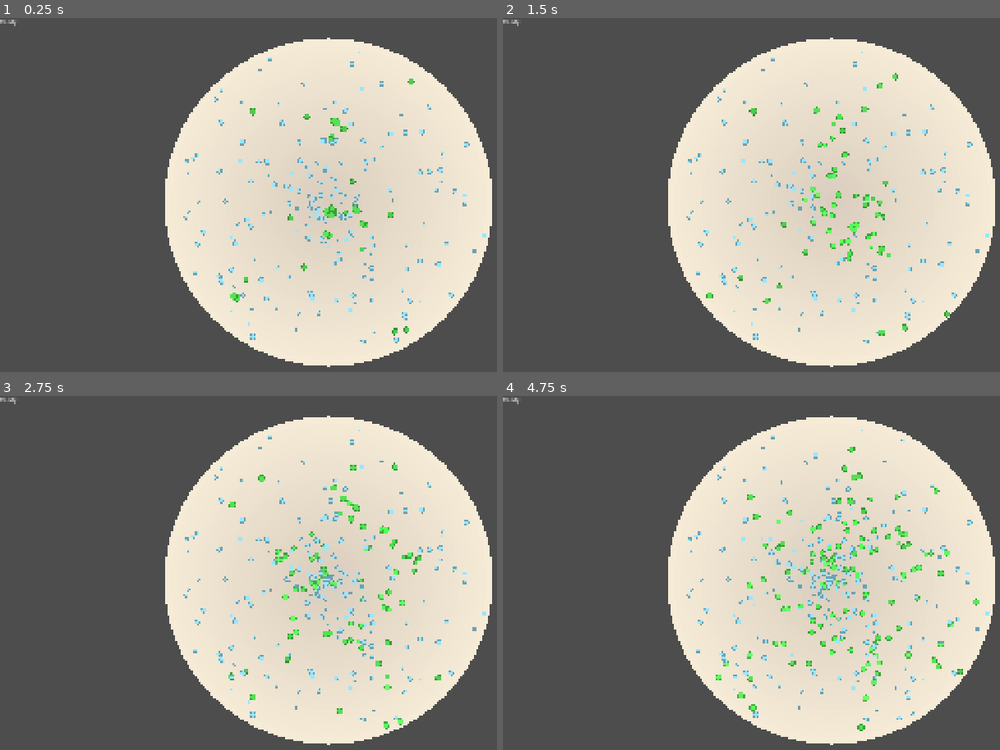
Above: before the commit, frames 1-4 (two rows, left to right).
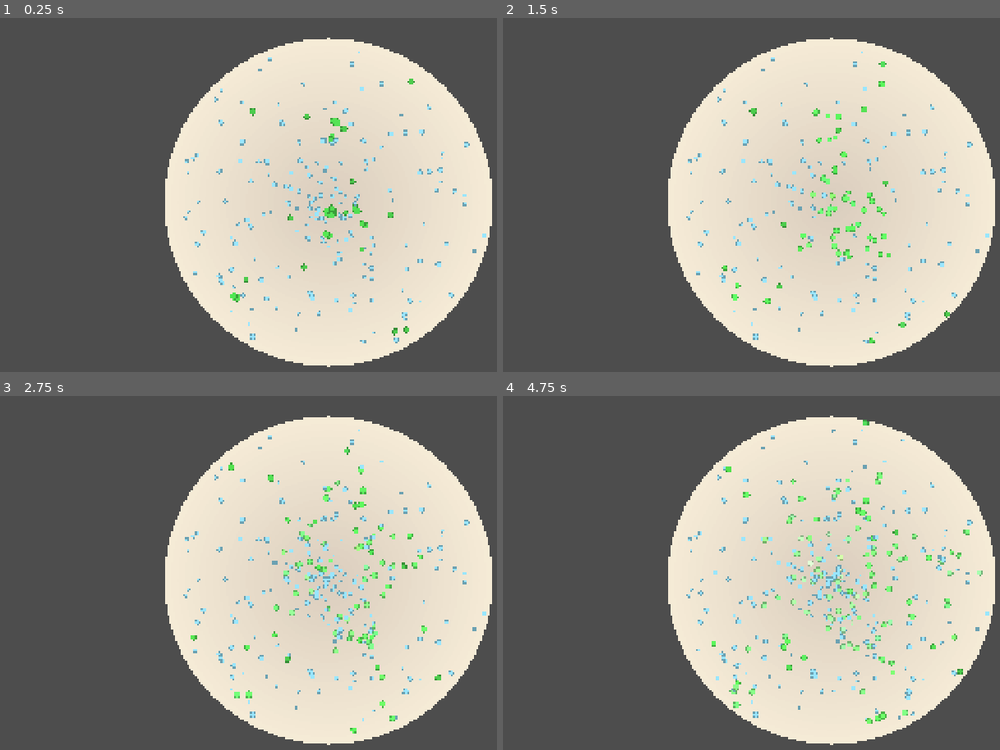
Above: after the commit, the same moments.

Repository: Blazenetic/petri1
Game: Godot game, scene res://scenes/Main.tscn
Same seed, same stepped clock (60 frames per second), same inputs: the game is played once before the commit and once after it.
Inputs:
- Up to frame 1 (0.25 s): no input
- Up to frame 2 (1.5 s): tap Enter at 0.5 s
- Up to frame 3 (2.75 s): no input
- Up to frame 4 (4.75 s): tap F9 (debug_toggle_global) at 4.15 s

The runs differ from the first frame. In frame 1, less than 0.1% of the frame differs, in the area x 0-4%, y 0-3%; in frame 2, 1.4%; in frame 3, 2.8%; in frame 4, 4.4%, in the area x 0-97%, y 0-95%.

Commit message:
Phase 2.3 - State Machine

Diff:
--- a/scenes/ui/HUD.tscn
+++ b/scenes/ui/HUD.tscn
@@ -1,6 +1,8 @@
-[gd_scene format=3]
+[gd_scene load_steps=2 format=3]
+[ext_resource type="Script" path="res://scripts/ui/HUD.gd" id="1"]
 
 [node name="HUD" type="Control"]
+script = ExtResource("1")
 
 [node name="Root" type="MarginContainer" parent="."]
 anchor_left = 0.0
--- a/scripts/behaviors/BehaviorController.gd
+++ b/scripts/behaviors/BehaviorController.gd
@@ -6,11 +6,16 @@
 const BacteriaStateSeeking = preload("res://scripts/behaviors/bacteria/BacteriaStateSeeking.gd")
 const BacteriaStateReproducing = preload("res://scripts/behaviors/bacteria/BacteriaStateReproducing.gd")
 const BacteriaStateDying = preload("res://scripts/behaviors/bacteria/BacteriaStateDying.gd")
+const SeekNutrient = preload("res://scripts/behaviors/SeekNutrient.gd")
+const BacteriaStateIdle = preload("res://scripts/behaviors/bacteria/BacteriaStateIdle.gd")
+const BacteriaStateFeeding = preload("res://scripts/behaviors/bacteria/BacteriaStateFeeding.gd")
 
 var sm: StateMachine
 var state_seeking: BacteriaStateSeeking
 var state_reproducing: BacteriaStateReproducing
 var state_dying: BacteriaStateDying
+var state_idle: BacteriaStateIdle
+var state_feeding: BacteriaStateFeeding
 
 # Cached components
 var _be: BaseEntity
@@ -19,9 +24,14 @@
 var _id: IdentityComponent
 var _phys: PhysicalComponent
 var _fx: CPUParticles2D
+var _seek: SeekNutrient
 
 # Per-entity reproduction limiter (timestamps in seconds)
 var _recent_children_times: Array[float] = []
+
+# State history ring buffer (PHASE 2.3)
+var _state_history: Array = []
+var _history_capacity: int = 32
 
 func init(entity: Node) -> void:
 	_be = entity as BaseEntity
@@ -36,6 +46,8 @@
 				_move = c
 			elif c is BiologicalComponent:
 				_bio = c
+			elif c is SeekNutrient:
+				_seek = c
 	# Optional FX node on the entity
 	_fx = _be.get_node_or_null("FissionBurst") as CPUParticles2D
 
@@ -44,7 +56,18 @@
 	state_seeking = BacteriaStateSeeking.new()
 	state_reproducing = BacteriaStateReproducing.new()
 	state_dying = BacteriaStateDying.new()
+	state_idle = BacteriaStateIdle.new()
+	state_feeding = BacteriaStateFeeding.new()
+	# Initial state: Seeking (replace semantics on empty stack)
 	sm.set_state(self, &"Seeking", state_seeking)
+	# Telemetry hook for history
+	if sm and not sm.is_connected("state_changed", Callable(self, "_on_sm_state_changed")):
+		sm.connect("state_changed", Callable(self, "_on_sm_state_changed"))
+	# History capacity from configuration
+	if ConfigurationManager != null and "behavior_state_history_capacity" in ConfigurationManager:
+		_history_capacity = int(ConfigurationManager.behavior_state_history_capacity)
+	# Debug discoverability
+	add_to_group("BehaviorControllers")
 
 	# Intercept biological death to drive polished destruction
 	if _bio and not _bio.is_connected("died", Callable(self, "_on_bio_died")):
@@ -53,20 +76,37 @@
 func update(delta: float) -> void:
 	if sm:
 		sm.update(self, delta)
-	# Transition to Reproducing if eligible and not already reproducing or dying
-	if _bio and _move and sm and not sm.is_in(&"Dying") and not sm.is_in(&"Reproducing"):
-		if can_reproduce_now():
-			sm.set_state(self, &"Reproducing", state_reproducing)
+	# Deterministic prioritized transitions (after state update)
+	if sm and not sm.is_in(&"Dying"):
+		# 1) Reproducing (replace)
+		if _bio and _move and not sm.is_in(&"Reproducing") and can_reproduce_now():
+			sm.replace_state(self, &"Reproducing", state_reproducing, "repro_check")
+		else:
+			# 2) Feeding (push) when target lock + overlap, and not reproducing/dying
+			if not sm.is_in(&"Reproducing") and not sm.is_in(&"Feeding"):
+				if _seek and _seek.has_target() and _is_overlapping_nutrient():
+					if state_feeding == null:
+						state_feeding = BacteriaStateFeeding.new()
+					# Gate via state internal cooldown
+					if state_feeding.can_enter():
+						sm.push(self, &"Feeding", state_feeding, "nutrient_overlap")
+	# 3) Seeking fallback if stack emptied
+	if sm and sm.depth() == 0:
+		sm.replace_state(self, &"Seeking", state_seeking, "fallback_seeking")
 
 func cleanup() -> void:
 	if _bio and _bio.is_connected("died", Callable(self, "_on_bio_died")):
 		_bio.disconnect("died", Callable(self, "_on_bio_died"))
+	if sm and sm.is_connected("state_changed", Callable(self, "_on_sm_state_changed")):
+		sm.disconnect("state_changed", Callable(self, "_on_sm_state_changed"))
+	remove_from_group("BehaviorControllers")
 	_be = null
 	_move = null
 	_bio = null
 	_id = null
 	_phys = null
 	_fx = null
+	_seek = null
 	sm = null
 
 # --- Transition helpers ---
@@ -196,7 +236,49 @@
 
 	return {"id": child_id, "node": child_node}
 
+# --- Transition queries & helpers (PHASE 2.3) ---
+
+func _is_overlapping_nutrient() -> bool:
+	if _be == null:
+		return false
+	var areas: Array = []
+	if _be.has_method("get_overlapping_areas"):
+		areas = _be.get_overlapping_areas()
+	if areas.is_empty():
+		return false
+	for a in areas:
+		var be := _resolve_base_entity(a)
+		if be != null and be.entity_type == EntityTypes.EntityType.NUTRIENT:
+			return true
+	return false
+
+func _resolve_base_entity(node: Node) -> BaseEntity:
+	var n := node
+	while n != null:
+		var b := n as BaseEntity
+		if b != null:
+			return b
+		n = n.get_parent()
+	return null
+
+func get_current_state_name() -> StringName:
+	return sm.current_name if sm != null else StringName()
+
+func get_state_history() -> Array:
+	return _state_history.duplicate()
+
 # --- Signals ---
 
 func _on_bio_died(reason: StringName) -> void:
 	sm.set_state(self, &"Dying", state_dying.set_cause(reason))
+
+func _on_sm_state_changed(prev_name: StringName, new_name: StringName, reason: String) -> void:
+	var entry := {
+		"timestamp_sec": _time_now(),
+		"from_state": prev_name,
+		"to_state": new_name,
+		"reason": reason
+	}
+	_state_history.append(entry)
+	if _state_history.size() > max(1, _history_capacity):
+		_state_history.remove_at(0)
--- a/scripts/behaviors/SeekNutrient.gd
+++ b/scripts/behaviors/SeekNutrient.gd
@@ -194,3 +194,14 @@
 			if c is IdentityComponent:
 				return c
 	return null
+
+# --- Public accessors for BehaviorController / state logic (PHASE 2.3) ---
+
+func has_target() -> bool:
+	return not _target_id.is_empty()
+
+func get_current_target_id() -> StringName:
+	return _target_id
+
+func get_current_target_pos() -> Vector2:
+	return _target_pos
--- /dev/null
+++ b/scripts/behaviors/bacteria/BacteriaStateFeeding.gd
@@ -0,0 +1,90 @@
+extends State
+class_name BacteriaStateFeeding
+
+# BacteriaStateFeeding
+# Transient state entered when the organism is in contact range with a locked nutrient target.
+# Responsibilities:
+# - Briefly slow/lock movement while consuming
+# - Provide a short visual hint (slight brighten/size pulse) compatible with RIS
+# - Pop back to the underlying Seeking state after a short duration
+# - Enforce a short cooldown to prevent thrashing (configured via ConfigurationManager.bacteria_feeding_cooldown_ms)
+
+var _active: bool = false
+var _enter_time_s: float = 0.0
+var _duration_s: float = 0.15
+var _cooldown_until_s: float = 0.0
+
+func state_name() -> StringName:
+	return &"Feeding"
+
+func is_transient() -> bool:
+	return true
+
+func state_tint() -> Color:
+	# Slight brighten hint (controller may choose to use this)
+	return Color(1.0, 1.0, 1.0, 1.0)
+
+func enter(owner) -> void:
+	var bc: BehaviorController = owner as BehaviorController
+	if bc == null:
+		return
+	var now_s := float(Time.get_ticks_msec()) / 1000.0
+	var cfg_ms: int = 250
+	if ConfigurationManager != null and "bacteria_feeding_cooldown_ms" in ConfigurationManager:
+		cfg_ms = int(ConfigurationManager.bacteria_feeding_cooldown_ms)
+	# Respect cooldown to avoid rapid re-entry
+	if now_s < _cooldown_until_s:
+		_active = false
+		return
+	_active = true
+	_enter_time_s = now_s
+	# Visual hint: brief brighten and a tiny size pulse (RIS-friendly)
+	var base_c: Color = bc.baseline_color()
+	var bright := Color(
+		clamp(base_c.r * 1.10, 0.0, 1.0),
+		clamp(base_c.g * 1.10, 0.0, 1.0),
+		clamp(base_c.b * 1.10, 0.0, 1.0),
+		base_c.a
+	)
+	bc.set_color(bright)
+	var s0: float = bc.current_size()
+	var s_up: float = min(s0 * 1.06, bc.baseline_size() * 1.2)
+	bc.set_size(s_up)
+
+func update(owner, delta: float) -> void:
+	if not _active:
+		return
+	var bc: BehaviorController = owner as BehaviorController
+	if bc == null:
+		return
+	# While feeding, sharply reduce acceleration to stay on target
+	bc.zero_accel()
+	# Time-bound feeding; return control to underlying Seeking quickly
+	var now_s := float(Time.get_ticks_msec()) / 1000.0
+	if (now_s - _enter_time_s) >= _duration_s:
+		# Defer to StateMachine; it will re-enter the underlying state
+		if bc.sm:
+			bc.sm.pop(bc, "feeding_complete")
+
+func exit(owner) -> void:
+	var bc: BehaviorController = owner as BehaviorController
+	if bc != null:
+		# Restore visuals to baseline
+		bc.set_color(bc.baseline_color())
+		bc.set_size(bc.baseline_size())
+	# Apply cooldown window to prevent immediate re-entry
+	var cfg_ms: int = 250
+	if ConfigurationManager != null and "bacteria_feeding_cooldown_ms" in ConfigurationManager:
+		cfg_ms = int(ConfigurationManager.bacteria_feeding_cooldown_ms)
+	_cooldown_until_s = float(Time.get_ticks_msec()) / 1000.0 + (float(cfg_ms) / 1000.0)
+	_active = false
+
+# Gate for controller to query before requesting entry (prevents thrash)
+func can_enter() -> bool:
+	var now_s := float(Time.get_ticks_msec()) / 1000.0
+	return now_s >= _cooldown_until_s
+
+func get_cooldown_remaining_ms() -> int:
+	var now_s := float(Time.get_ticks_msec()) / 1000.0
+	var rem: float = max(0.0, _cooldown_until_s - now_s)
+	return int(rem * 1000.0)
--- /dev/null
+++ b/scripts/behaviors/bacteria/BacteriaStateIdle.gd
@@ -0,0 +1,56 @@
+extends State
+class_name BacteriaStateIdle
+
+# BacteriaStateIdle
+# Minimal low-activity state for bacteria when throttling activity or no stimuli are present.
+# Responsibilities:
+# - Reduce/zero acceleration (allow gentle drift only)
+# - Subtle visual desaturation/alpha to indicate low activity
+# - No per-frame allocations, no steering inside state
+
+var _active: bool = false
+var _prev_color: Color = Color.WHITE
+var _applied_visual: bool = false
+
+func state_name() -> StringName:
+	return &"Idle"
+
+func is_transient() -> bool:
+	return false
+
+func state_tint() -> Color:
+	# Slightly desaturated hint; controller may apply this to RIS-friendly tint
+	return Color(0.85, 0.85, 0.85, 0.9)
+
+func enter(owner) -> void:
+	var bc: BehaviorController = owner as BehaviorController
+	if bc == null:
+		return
+	_active = true
+	# Store prev color and apply a subtle idle modulation
+	_prev_color = bc.baseline_color()
+	var c := _prev_color
+	# Slight desaturation + slight alpha drop
+	var avg := (c.r + c.g + c.b) / 3.0
+	var desat := Color(lerp(c.r, avg, 0.25), lerp(c.g, avg, 0.25), lerp(c.b, avg, 0.25), clamp(c.a * 0.85, 0.0, 1.0))
+	bc.set_color(desat)
+	_applied_visual = true
+	# Reduce acceleration immediately
+	bc.zero_accel()
+
+func update(owner, delta: float) -> void:
+	if not _active:
+		return
+	var bc: BehaviorController = owner as BehaviorController
+	if bc == null:
+		return
+	# Keep acceleration near zero; allow MovementComponent damping/jitter to provide passive drift
+	bc.zero_accel()
+
+func exit(owner) -> void:
+	var bc: BehaviorController = owner as BehaviorController
+	if bc != null and _applied_visual:
+		# Restore baseline visuals
+		bc.set_color(bc.baseline_color())
+	_applied_visual = false
+	_active = false
--- a/scripts/behaviors/state/State.gd
+++ b/scripts/behaviors/state/State.gd
@@ -3,6 +3,8 @@
 
 # Abstract behavior state with no-op lifecycle hooks.
 # Owner is typically a BehaviorController.
+
+# --- Lifecycle hooks (do not change signatures) ---
 func enter(owner) -> void:
 	pass
 
@@ -11,3 +13,16 @@
 
 func exit(owner) -> void:
 	pass
+
+# --- Optional metadata helpers (non-mandatory; UI/debug may use if present) ---
+# Short human-readable state identifier. Defaults to script class_name via get_class().
+func state_name() -> StringName:
+	return StringName(get_class())
+
+# Optional tint used by controllers/renderers for RIS-friendly hints. Defaults to white (no change).
+func state_tint() -> Color:
+	return Color.WHITE
+
+# Whether this state is expected to be short-lived/transient when stacked.
+func is_transient() -> bool:
+	return false
--- a/scripts/behaviors/state/StateMachine.gd
+++ b/scripts/behaviors/state/StateMachine.gd
@@ -1,20 +1,180 @@
 extends RefCounted
 class_name StateMachine
+
+signal state_changed(prev_name: StringName, new_name: StringName, reason: String)
+signal stack_changed(depth: int)
 
 var current: State = null
 var current_name: StringName = StringName()
 
-func set_state(owner, name: StringName, state: State) -> void:
-	if current != null:
-		current.exit(owner)
-	current = state
-	current_name = name
-	if current != null:
-		current.enter(owner)
+var _stack: Array[Dictionary] = [] # each entry: { "name": StringName, "state": State }
 
-func update(owner, delta: float) -> void:
-	if current != null:
-		current.update(owner, delta)
+const OP_NONE := 0
+const OP_PUSH := 1
+const OP_REPLACE := 2
+const OP_POP := 3
+const OP_CLEAR := 4
+
+var _pending_op: int = OP_NONE
+var _pending_payload: Dictionary = {}
+var _in_update: bool = false
+
+func depth() -> int:
+	return _stack.size()
+
+func peek() -> Dictionary:
+	if _stack.is_empty():
+		return {}
+	return _stack[_stack.size() - 1]
 
 func is_in(name: StringName) -> bool:
 	return current != null and current_name == name
+
+# Backwards compatible: set_state acts as replace on the stack top
+func set_state(owner, name: StringName, state: State) -> void:
+	replace_state(owner, name, state, "set_state")
+
+func push(owner, name: StringName, state: State, reason: String = "push") -> void:
+	if state == null:
+		_print_warn("push rejected: null state for %s" % [String(name)])
+		return
+	# Disallow consecutive duplicates by name (can be relaxed later via a flag)
+	if not _stack.is_empty():
+		var top: Dictionary = _stack.back()
+		if top.get("name", StringName()) == name:
+			return
+	_request_transition(owner, OP_PUSH, {"name": name, "state": state, "reason": reason})
+
+func replace_state(owner, name: StringName, state: State, reason: String = "replace") -> void:
+	if state == null:
+		_print_warn("replace rejected: null state for %s" % [String(name)])
+		return
+	_request_transition(owner, OP_REPLACE, {"name": name, "state": state, "reason": reason})
+
+func pop(owner, reason: String = "pop") -> void:
+	if _stack.is_empty():
+		return
+	_request_transition(owner, OP_POP, {"reason": reason})
+
+func clear(owner, reason: String = "clear", default_name: StringName = StringName(), default_state: State = null) -> void:
+	_request_transition(owner, OP_CLEAR, {"reason": reason, "default_name": default_name, "default_state": default_state})
+
+func update(owner, delta: float) -> void:
+	_in_update = true
+	if current != null:
+		current.update(owner, delta)
+	_in_update = false
+	if _pending_op != OP_NONE:
+		_apply_pending(owner)
+
+# --- Internal ---
+
+func _request_transition(owner, op: int, payload: Dictionary) -> void:
+	if _in_update:
+		# Priority: CLEAR > POP > REPLACE > PUSH (lower number = higher priority for comparison)
+		if _pending_op == OP_NONE or _priority(op) < _priority(_pending_op):
+			_pending_op = op
+			_pending_payload = payload
+	else:
+		_pending_op = op
+		_pending_payload = payload
+		_apply_pending(owner)
+
+func _apply_pending(owner) -> void:
+	if _pending_op == OP_NONE:
+		return
+	var op := _pending_op
+	var payload := _pending_payload
+	_pending_op = OP_NONE
+	_pending_payload = {}
+	_apply_transition(owner, op, payload)
+
+func _apply_transition(owner, op: int, payload: Dictionary) -> void:
+	var prev_name: StringName = current_name
+	match op:
+		OP_PUSH:
+			# Exit current then push and enter new
+			if current != null:
+				current.exit(owner)
+			var entry: Dictionary = {"name": payload.get("name", StringName()), "state": payload.get("state", null)}
+			var entry_state: State = entry.get("state", null)
+			var entry_name: StringName = entry.get("name", StringName())
+			if entry_state == null:
+				return
+			_stack.append(entry)
+			current = entry_state
+			current_name = entry_name
+			if current != null:
+				current.enter(owner)
+		OP_REPLACE:
+			# Exit current, replace top (or push if empty), then enter
+			if current != null:
+				current.exit(owner)
+			var name: StringName = payload.get("name", StringName())
+			var state: State = payload.get("state", null)
+			if state == null:
+				return
+			if _stack.is_empty():
+				_stack.append({"name": name, "state": state})
+			else:
+				_stack[_stack.size() - 1] = {"name": name, "state": state}
+			current = state
+			current_name = name
+			if current != null:
+				current.enter(owner)
+		OP_POP:
+			# Exit current, pop, then re-enter previous (if any)
+			if _stack.is_empty():
+				return
+			if current != null:
+				current.exit(owner)
+			_stack.remove_at(_stack.size() - 1)
+			if _stack.is_empty():
+				current = null
+				current_name = StringName()
+			else:
+				var top: Dictionary = _stack.back()
+				var s: State = top.get("state", null)
+				var n: StringName = top.get("name", StringName())
+				current = s
+				current_name = n
+				if current != null:
+					current.enter(owner)
+		OP_CLEAR:
+			# Exit current, clear all, optionally enter default
+			if current != null:
+				current.exit(owner)
+			_stack.clear()
+			current = null
+			current_name = StringName()
+			var def_state: State = payload.get("default_state", null)
+			var def_name: StringName = payload.get("default_name", StringName())
+			if def_state != null:
+				_stack.append({"name": def_name, "state": def_state})
+				current = def_state
+				current_name = def_name
+				current.enter(owner)
+		_:
+			# No-op
+			return
+	# Emit telemetry signals (debug listeners may attach)
+	emit_signal("state_changed", prev_name, current_name, String(payload.get("reason", "")))
+	emit_signal("stack_changed", _stack.size())
+
+func _priority(op: int) -> int:
+	# lower number means higher priority
+	match op:
+		OP_CLEAR:
+			return 0
+		OP_POP:
+			return 1
+		OP_REPLACE:
+			return 2
+		OP_PUSH:
+			return 3
+		_:
+			return 4
+
+func _print_warn(msg: String) -> void:
+	# Lightweight logging to avoid hard dependency on Log.gd
+	print("[StateMachine] %s" % msg)
--- a/scripts/systems/ConfigurationManager.gd
+++ b/scripts/systems/ConfigurationManager.gd
@@ -31,6 +31,11 @@
 @export var bacteria_offspring_offset_radius: float = 10.0
 @export var bacteria_max_children_per_min: int = 20
 
+# State/behavior debug and feeding (PHASE 2.3)
+@export var bacteria_feeding_cooldown_ms: int = 250
+@export var debug_show_states: bool = false
+@export var behavior_state_history_capacity: int = 32
+
 # Pool sizes per entity type (existing)
 var entity_pool_sizes: Dictionary = {
 	EntityTypes.EntityType.BACTERIA: 300,
@@ -61,8 +66,7 @@
 		# Fallback minimal notice to avoid hard failure if autoload isn't registered yet
 		print("[ConfigurationManager] ready (Log autoload missing)")
 		return
-	# Ensure InputMap contains debug actions (F9 / Shift+F9)
-	_ensure_input_actions()
+
 	# Per-category thresholds per proposal
 	_log.set_global_enabled(dev)
 	if dev:
@@ -95,31 +99,3 @@
 		"respawn_s=[", nutrient_respawn_delay_min, ",", nutrient_respawn_delay_max, "]",
 		"dist_mode=", nutrient_distribution_mode
 	])
-
-func _ensure_input_actions() -> void:
-	# debug_toggle_global: F9 (no shift)
-	if not InputMap.has_action("debug_toggle_global"):
-		InputMap.add_action("debug_toggle_global")
-	if not _has_key_event_for_action(&"debug_toggle_global", Key.KEY_F9, false):
-		var ev_toggle := InputEventKey.new()
-		ev_toggle.physical_keycode = Key.KEY_F9
-		ev_toggle.shift_pressed = false
-		ev_toggle.pressed = false
-		InputMap.action_add_event("debug_toggle_global", ev_toggle)
-	# debug_cycle_perf: Shift+F9
-	if not InputMap.has_action("debug_cycle_perf"):
-		InputMap.add_action("debug_cycle_perf")
-	if not _has_key_event_for_action(&"debug_cycle_perf", Key.KEY_F9, true):
-		var ev_cycle := InputEventKey.new()
-		ev_cycle.physical_keycode = Key.KEY_F9
-		ev_cycle.shift_pressed = true
-		ev_cycle.pressed = false
-		InputMap.action_add_event("debug_cycle_perf", ev_cycle)
-
-func _has_key_event_for_action(action_name: StringName, keycode: int, shift: bool) -> bool:
-	var events := InputMap.action_get_events(action_name)
-	for e in events:
-		var k := e as InputEventKey
-		if k and k.physical_keycode == keycode and k.shift_pressed == shift:
-			return true
-	return false
--- /dev/null
+++ b/scripts/ui/HUD.gd
@@ -0,0 +1,53 @@
+extends Control
+
+# HUD.gd
+# Minimal debug state display. When ConfigurationManager.debug_show_states is true,
+# shows the current state name for a debug-selected entity. Temporary selection policy:
+# picks the first BehaviorController in the "BehaviorControllers" group to minimize coupling.
+
+@export var update_interval_sec: float = 0.2
+
+@onready var _label: Label = get_node_or_null("Root/DebugInfo")
+
+var _accum: float = 0.0
+
+func _ready() -> void:
+	_update_visibility(false)
+	_update_text("")
+
+func _process(delta: float) -> void:
+	_accum += delta
+	if _accum < update_interval_sec:
+		return
+	_accum = 0.0
+
+	var debug_enabled := (ConfigurationManager != null and "debug_show_states" in ConfigurationManager and bool(ConfigurationManager.debug_show_states))
+	_update_visibility(debug_enabled)
+	if not debug_enabled:
+		return
+
+	var bc := _get_debug_controller()
+	if bc == null:
+		_update_text("No entity")
+		return
+
+	# Source of truth comes from BehaviorController
+	var sname: StringName = bc.get_current_state_name()
+	_update_text("State: %s" % [String(sname)])
+
+func _get_debug_controller() -> BehaviorController:
+	# Temporary selection: pick the first available controller in the group.
+	var arr := get_tree().get_nodes_in_group("BehaviorControllers")
+	if arr.size() == 0:
+		return null
+	var n := arr[0]
+	var bc := n as BehaviorController
+	return bc
+
+func _update_visibility(show: bool) -> void:
+	if _label:
+		_label.visible = show
+
+func _update_text(t: String) -> void:
+	if _label:
+		_label.text = t
Not shown, added: scripts/behaviors/bacteria/BacteriaStateFeeding.gd.uid
Not shown, added: scripts/behaviors/bacteria/BacteriaStateIdle.gd.uid
Not shown, added: scripts/ui/HUD.gd.uid
Not shown, added: .HUMAN/phase 2.3/phase2.3-complete.md
